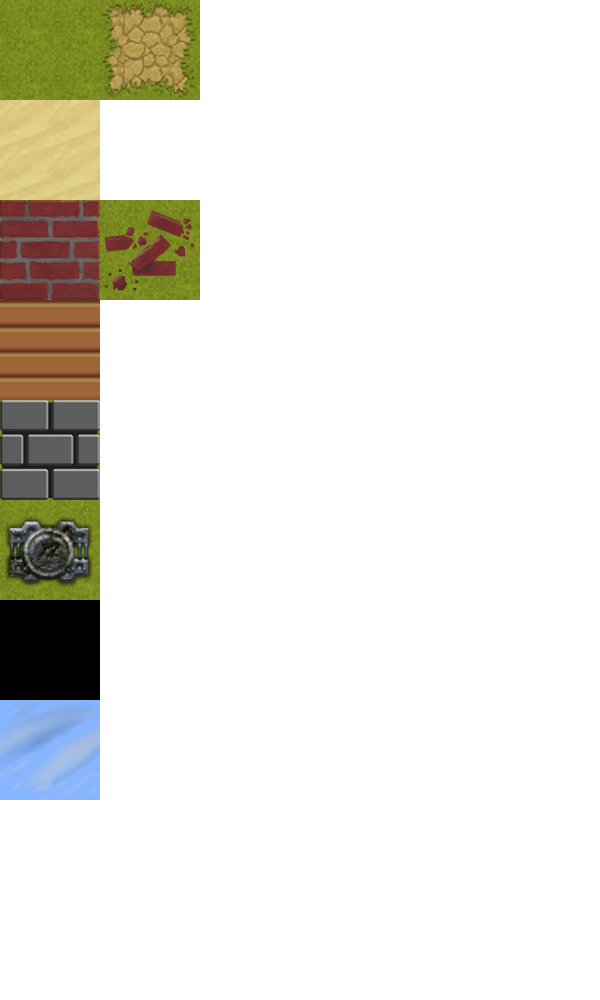
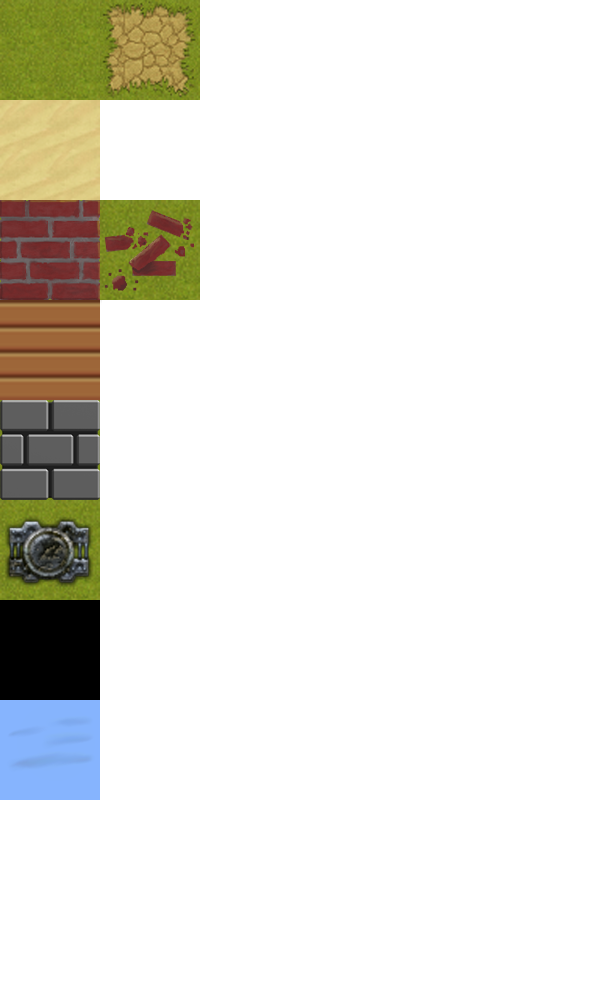
Comparing the layer stacks of the two 600x1000 images. Changes:
added layer "waterr (4)" above "waterr (2)" over [0,700,100,800]
